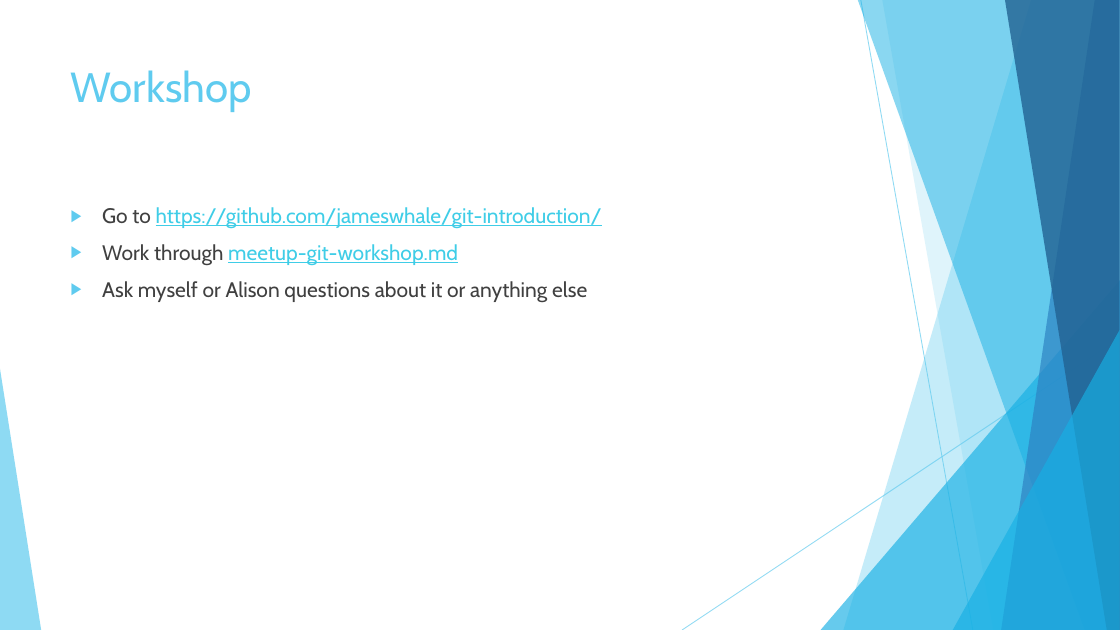
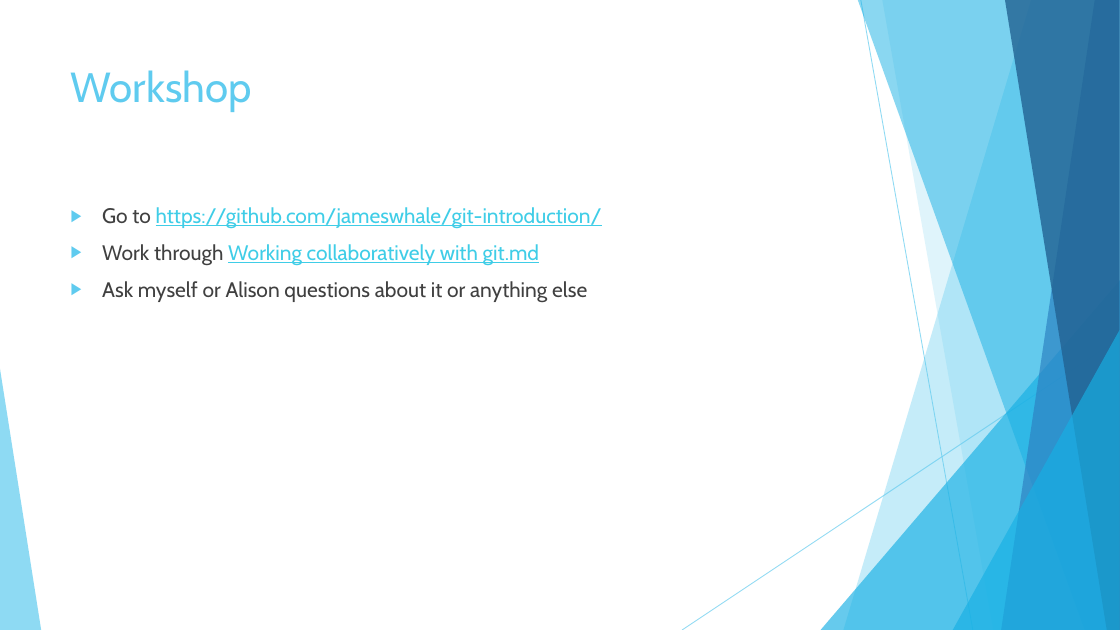
Before and after one commit to Jameswhale/git-introduction, a slide deck: slide 14 of Working collaboratively with Git.pptx. Drawn at 1120x630 pixels with LibreOffice and Linux fonts; fonts in the diff are those of the drawing. Boxes give left, top, right and bottom in pixels: in the first picture for what was removed or moved away, otherwise in the second. Text is boxed around its words. In the diff, an @@ line names an element or a change of style, - is before the commit and + after.

```diff
--- a/Working collaboratively with Git.pptx
+++ b/Working collaboratively with Git.pptx
@@ text at <box>102,244,539,265</box>: text changed @@
-▶ Work through meetup-git-workshop.md
+▶ Work through Working collaboratively with git.md
```
Also in this commit, not shown: 6 other slides changed, 1 other file.
